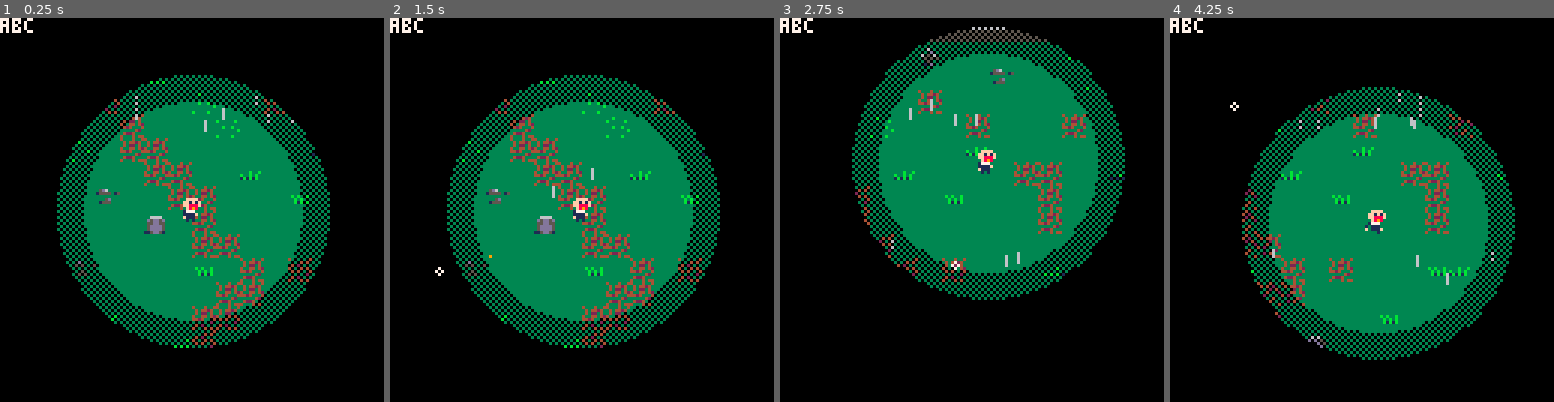
Above: before the commit, frames 1-4 (left to right).
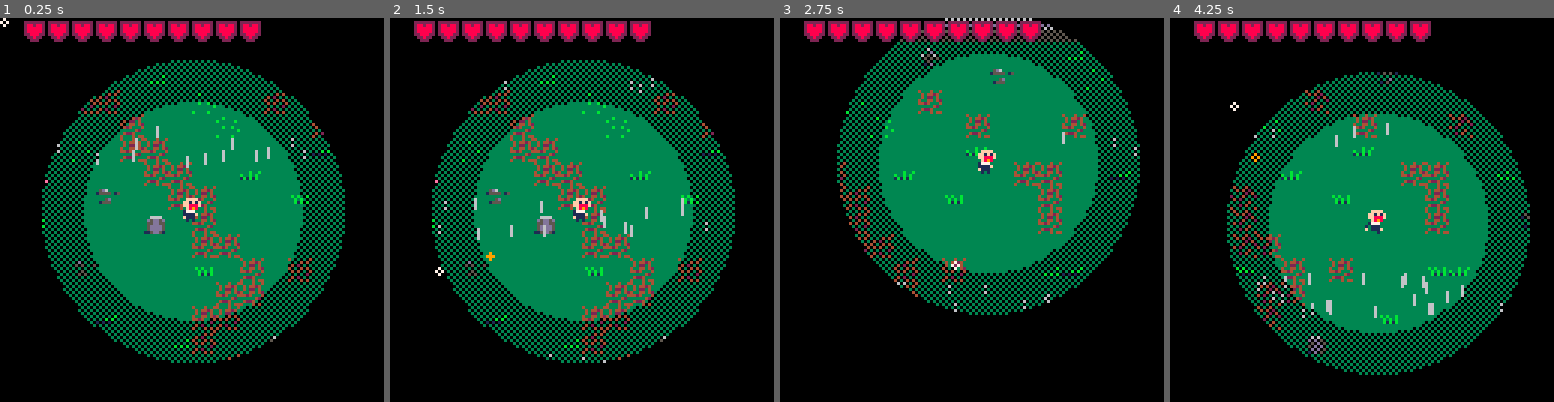
Above: after the commit, the same moments.

Repository: b4dr1ck/Pico8
Game: PICO-8 cartridge infected_pix.p8
Same seed, same stepped clock (60 frames per second), same inputs: the game is played once before the commit and once after it.
Inputs (mouse positions are in pixels of both pictures, inside the frame that each line leads up to):
- Up to frame 1 (0.25 s): no input
- Up to frame 2 (1.5 s): click (670, 121) at 0.67 s; click (436, 267) at 1.22 s
- Up to frame 3 (2.75 s): hold Right 1.6-2.1 s; click (887, 114) at 1.77 s; hold Up 2.15-2.42 s; click (952, 259) at 2.32 s; hold Right from 2.47 s (still down)
- Up to frame 4 (4.25 s): click (1404, 106) at 2.87 s; release Right at 3.03 s; hold Left 3.08-3.58 s; click (1465, 256) at 3.42 s; hold Down 3.63-3.97 s; click (1231, 102) at 3.97 s; hold Right from 4.02 s (still down)

The runs differ from the first frame. In frame 1, 7.8% of the frame differs, in the area x 0-90%, y 0-90%; in frame 2, 7.8%; in frame 3, 7.1%; in frame 4, 8.1%, in the area x 0-94%, y 0-93%.

Commit message:
EXTEND: infected_pix: Zombies, Particle und Effekte implementiert

Diff:
--- a/infected_pix.p8
+++ b/infected_pix.p8
@@ -8,20 +8,26 @@
 
 -- game loop
 function _init()
+ sfx(6)
+
  poke(0x5f2d,0x1) -- active mouse
 	poke(0x5f34,0x2) -- inverted draw operations
-
- debug="abc"
 
  mapbounds_x=128
  mapbounds_y=128
  game_timer=0
  player={
+  hp=10,
+  name="player",
+  dash=0,
+  invincible=false,
   x=60,
   y=60,
+  w=8,
+  h=8,
   img=4,
   spd=1,
-  flipx=false,
+  fliph=false,
   state="idle",
   launchspd=15,
   }
@@ -33,6 +39,10 @@
 
  projectiles={}
  rain={}
+ zombies={}
+ sprites={}
+ blood={}
+ particles={}
 
  aimline={
 	 visible=false,
@@ -42,20 +52,40 @@
   y2=0,
  }
 
+ spawntimer=300
+ spawnpoints={}
+
+ -- set spawnpoints
+ for x=1,31 do
+  for y=1,31 do
+   if fget(mget(x,y),1) do
+    add(spawnpoints,{x=x*8,y=y*8})
+   end
+  end
+ end
+
+ add(sprites,player)
 end
 
 function _update60()
+
  game_timer+=1
 
-  -- update camera
- cam_x = mid(0, player.x - 64, mapbounds_x)
- cam_y = mid(0, player.y - 64, mapbounds_y)
+ -- update camera
+ if player.invincible then
+  -- shake camera effect
+	 cam_x = mid(0, player.x - 64, mapbounds_x) + flr(rnd(5))-2
+	 cam_y = mid(0, player.y - 64, mapbounds_y) + flr(rnd(5))-2
+ else
+	 cam_x = mid(0, player.x - 64, mapbounds_x)
+	 cam_y = mid(0, player.y - 64, mapbounds_y)
+	end
 
  mousex=stat(32) + cam_x
  mousey=stat(33) + cam_y
  mouseb=stat(34)
 
- local angle = atan2(mousex-player.x,mousey-player.y)
+ local mouse_angle = atan2(mousex-player.x,mousey-player.y)
  local dx=0
  local dy=0
 
@@ -65,11 +95,47 @@
  if btn(⬆️) then dy=-1 end
  if btn(⬇️) then dy=1 end
 
+ -- enemy spawner
+ if game_timer % spawntimer == 0 and
+    #zombies <= 50
+ then
+  local imgopt={8,12}
+  local img=imgopt[ceil(rnd(#imgopt))]
+  local imgs=img
+  local imge=img+3
+  local hp=flr(rnd(6)) + 5
+  local sp=spawnpoints[ceil(rnd(#spawnpoints))]
+  local x = sp.x + 8
+  local y = sp.y + 8
+  local size = 8
+  local spdopt={0.1,0.25,0.5,0.75}
+  local spd=spdopt[ceil(rnd(#spdopt))]
+  local col= flr(rnd(16))
+
+  sfx(3)
+
+  add(zombies,
+			new_zombie(
+				img,
+				imgs,
+				imge,
+				hp,
+				x,y,
+				size,
+				spd,
+				col
+			)
+ 	)
+ 	add(sprites,zombies[#zombies])
+
+ 	spawntimer=flr(rnd(100)) + 200
+ end
+
  -- player movement
  local old_x=player.x
  player.x+=dx*player.spd
 
- if collide(x,y,2)
+ if collide(player.x,player.y,2)
  then
 		player.x = old_x
  end
@@ -77,70 +143,30 @@
  local old_y=player.y
  player.y+=dy*player.spd
 
- if collide(x,y,2)
+ if collide(player.x,player.y,2)
  then
 		player.y = old_y
  end
 
- -- create rain
- if game_timer % 10 == 0 then
- 	 for x=0,flr(rnd(16)) do
-		 	add(rain,
-		 						new_rain(
-		 						 flr(rnd(128))+cam_x,
-		 						 0-flr(rnd(12)),
-		 						 5,
-		 						 0.25
-		 						 )
-		 					)
-		 end
- end
-
- -- create projectiles
- if (mouseb == 1) then
-  player.state="shoot"
-  aimline.visible=true
-  if game_timer % player.launchspd == 0 then
-	 	add(projectiles,
-	 		new_projectile(
-	 			player.x+4,
-	 			player.y+4,
-	 			2,
-	 			angle,
-	 			9)
-	 		)
-	 		sfx(0)
-	 	end
-	else
-  aimline.visible=false
- end
-
- -- update projectiles
- for p in all(projectiles) do
-  p.x += cos(p.ang) * p.spd
-  p.y += sin(p.ang) * p.spd
-
-  if p.x > 128 + mapbounds_x or
-     p.x < 0 or
-     p.y > 128 + mapbounds_y or
-     p.y < 0
-  then
-   del(projectiles,p)
-  end
- end
-
- -- update rain
- for r in all(rain) do
-  r.y+=r.spd
+ -- player gets hit by zombie
+ for z in all(zombies) do
+  if aabb(player,z,0) then
+   if not player.invincible then
+   	player.hp -= 1
+   	sfx(2)
+				add(blood,create_blood(player.x,player.y))
+   end
+			player.invincible=true
+  end
  end
 
  -- aim line (gun)
 	aimline.x1=player.x+4
 	aimline.y1=player.y+4
-	aimline.x2= player.x+4+cos(angle)*6
-	aimline.y2= player.y+4+sin(angle)*6
-
- -- animations
+	aimline.x2= player.x+4+cos(mouse_angle)*6
+	aimline.y2= player.y+4+sin(mouse_angle)*6
+
+ -- player animations
  if dx != 0 or dy != 0 then
   player.state="walk"
  else
@@ -152,9 +178,9 @@
  end
 
  if dx < 0 then
-		player.flipx=true
+		player.fliph=true
 	elseif dx > 0 then
-		player.flipx=false
+		player.fliph=false
  end
 
  player.img = animate(
@@ -165,12 +191,155 @@
  														state_frames[player.state][3],
  														false)
 
+
+ -- enemies
+ for z in all(zombies) do
+  if z.hp <= 0 then
+   sfx(6)
+  	particles = blood_explosion(z.x+4,z.y+4)
+   del(zombies,z)
+   del(sprites,z)
+  end
+
+  -- movement
+  z.old_x = z.x
+  z.old_y = z.y
+
+  z.ang = atan2(player.x-z.x,player.y-z.y)
+
+  -- collision with player or obstacle
+  z.x += cos(z.ang) * z.spd
+	 if aabb(z,player,2) or
+	    collide(z.x,z.y,2)
+	 then
+			z.x = z.old_x
+	 end
+
+	 z.y += sin(z.ang) * z.spd
+	 if aabb(z,player,2) or
+	    collide(z.x,z.y,2)
+	 then
+			z.y = z.old_y
+	 end
+
+		-- if enemy collides another enemy
+		for z2 in all(zombies) do
+			if aabb(z,z2,2) and
+				  z2 != z
+		 then
+				z.x = z.old_x
+				z.y = z.old_y
+			end
+		end
+
+	 -- animations
+  if (player.x-z.x < 0) then
+   z.fliph=true
+  else
+   z.fliph=false
+  end
+
+  z.img = animate(
+ 														game_timer,
+ 														z.img,
+ 														z.img_start,
+ 														z.img_end,
+ 														20,
+ 														false)
+ end
+
+ -- create rain
+ if game_timer % 10 == 0 then
+   local amount=flr(rnd(32))
+
+ 	 for x=0,amount do
+		 	add(rain,
+		 						new_rain(
+		 						 flr(rnd(128))+cam_x,
+		 						 flr(rnd(12)),
+		 						 5
+		 						 )
+		 					)
+		 end
+ end
+
+ -- create projectiles
+ if (mouseb == 1) then
+  player.state="shoot"
+  aimline.visible=true
+
+  if game_timer % player.launchspd == 0 then
+	 	add(projectiles,
+	 		new_projectile(
+	 			player.x+4,
+	 			player.y+4,
+	 			2,
+	 			mouse_angle,
+	 			9)
+	 		)
+	 		sfx(0)
+	 	end
+	else
+  aimline.visible=false
+ end
+
+ -- update rain
+ for r in all(rain) do
+  r.y+=r.spd
+  if leave_area(r.x,r.y,mapbounds_x,mapbounds_y)
+  then
+   del(rain,r)
+  end
+ end
+
+ -- update projectiles
+ for p in all(projectiles) do
+  p.x += cos(p.ang) * p.spd
+  p.y += sin(p.ang) * p.spd
+
+  if leave_area(p.x,p.y,mapbounds_x,mapbounds_y)
+  then
+   del(projectiles,p)
+  end
+
+  -- projectile hits zombie
+  for z in all(zombies) do
+	  if aabb(p,z,0) then
+
+	  	z.state = "hit"
+	  	z.hp -= 1
+
+	  	sfx(1)
+
+	  	del(projectiles,p)
+
+	  	particles = blood_explosion(z.x+4,z.y+4)
+
+    for b=0,3 do
+		  	add(blood,create_blood(z.x,z.y))
+		  end
+	  end
+  end
+ end
+
+ -- update particles
+ for p in all(particles) do
+  p.yspd += min(3,p.grav)
+  p.x += p.xspd
+  p.y += p.yspd
+
+		if leave_area(p.x,p.y,mapbounds_x,mapbounds_y)  then
+			del(particles,p)
+		end
+ end
+
  -- reset game-timer
  if game_timer > 1000 then
   game_timer=0
  end
-
-end
+end
+
+
 
 function _draw()
  cls(1)
@@ -181,19 +350,71 @@
  -- map
  map(0,0)
 
- -- player
- spr(player.img,player.x,player.y,1,1,player.flipx)
+ -- blood
+ for b in all(blood) do
+  circfill(b.x,b.y,b.r,8)
+  b.ttl-=1
+  if b.ttl <= 0 then
+  	del(blood,b)
+  end
+ end
+
+ -- sprites
+ isorty(sprites)
+ for s in all(sprites) do
+
+  -- handle zombies
+  if s.name == "zombie" then
+	  pal(7,s.col)
+
+	  -- set color to red if hit
+	  if s.state == "hit" then
+	   for c=1,16 do
+		  	pal(c,7)
+	  	end
+	  end
+
+	  -- reset zombie state
+		 if game_timer % 15 == 0 then
+		  s.state = "walk"
+		 end
+	 end
+
+	 if s.name == "player" then
+	  if s.invincible then
+	   for c=1,16 do
+		  	pal(c,7)
+	  	end
+
+	  	if game_timer % 60 == 0 then
+	  		s.invincible = false
+	  	end
+	  end
+	 end
+
+	 -- render sprite
+ 	spr(s.img,s.x,s.y,1,1,s.fliph)
+ 	pal()
+ end
+
+ -- particles
+ for p in all(particles) do
+  circfill(p.x,p.y,p.size,8)
+ end
 
  -- weapon
  if aimline.visible then
+  if player.invincible then
+   pal(1,7)
+  end
 	 line(aimline.x1,aimline.y1,aimline.x2,aimline.y2,1)
+	 pal()
 	end
 
  -- projectiles
  for p in all(projectiles) do
- 	circfill(p.x,p.y,0,p.col)
- end
-
+ 	circfill(p.x,p.y,1,p.col)
+ end
 
  -- rain
  for r in all(rain) do
@@ -204,16 +425,21 @@
 	fillp(0b0101101001011010.1)
 	circfill(player.x+4,player.y+4,36,0x1800)
 	fillp()
-	circfill(player.x+4,player.y+4,45,0x1800)
-
+	circfill(player.x+4,player.y+4,50,0x1800)
 
  -- mouse cursor
  spr(7,mousex,mousey)
 
   -- reset camera
  camera()
+
  --hud
- print(debug,0,0,7)
+ for l=1,player.hp do
+  print("\^o2ff\8♥",l*8 + 4,2,8)
+ end
+
+ --print(#spawnpoints,0,0,7)
+ --print("\^o7ff\f1outline",2,2)
 end
 
 -->8
@@ -239,26 +465,97 @@
 -- create new projectiles
 function new_projectile(x,y,spd,ang,col)
  return {
+  name="projectile",
   x=x,
   y=y,
+  w=2,
+  h=2,
   spd=spd,
   ang=ang,
   col=col
  }
 end
 
--- create rain drop
-function new_rain(x,y,spd,ang)
+-- create rain particles
+function new_rain(x,y,spd)
  return {
   x=x,
   y=y,
+  spd=spd
+  }
+end
+
+-- create blood explosion effect
+function blood_explosion(x,y)
+  local particles={}
+  for p=0,20  do
+	  local xspd=flr(rnd(4)) - 2
+	  local yspd=flr(rnd(5)) -10
+	  local size=flr(rnd(2))
+	  local yoffset=flr(rnd(4)) - 2
+	  local xoffset=flr(rnd(4)) - 2
+
+		 add(particles,
+		  new_particle(x+xoffset,y+yoffset,xspd,yspd,size,8)
+		 )
+ 	end
+ 	return particles
+end
+
+-- create a single particle with gravity
+function new_particle(x,y,xspd,yspd,size,col)
+ return {
+ 	x=x,
+ 	y=y,
+ 	yspd=yspd,
+ 	xspd=xspd,
+ 	grav=1,
+ 	size=size,
+ 	col=cole
+ }
+end
+
+-- create blood
+function create_blood(x,y)
+ local xoffset = flr(rnd(6))-3
+ local yoffset = flr(rnd(6))-3
+ local radius = flr(rnd(3))
+ return {
+	 ttl=1000,
+  x=x+xoffset+4,
+  y=y+yoffset+4,
+  r=radius
+ }
+end
+
+-- create zombie
+function new_zombie(img,img_start,img_end,hp,x,y,size,spd,col)
+
+ return {
+  hp=hp,
+  name="zombie",
+  state="walk",
+  dmgtint=0,
+  img=img,
+  img_start=img_start,
+  img_end=img_end,
+  frames,
+  old_x=x,
+  old_y=y,
+  x=x,
+  y=y,
+  w=size,
+  h=size,
   spd=spd,
-  ang=ang
-  }
+  ang=0,
+  col=col,
+  fliph=false
+ }
 end
 
 -- aabb collision
 function aabb(obj1,obj2,offset)
+
  return(
   obj1.x + offset < obj2.x + obj2.w - offset and
   obj1.x + obj1.w - offset > obj2.x + offset and
@@ -278,24 +575,48 @@
 
 -- collision using is_solid (fget)
 function collide(x,y,offset)
- if is_solid(player.x+offset,player.y+offset) or
-    is_solid(player.x+7-offset,player.y+offset) or
-    is_solid(player.x+offset,player.y+7-offset) or
-    is_solid(player.x+7-offset,player.y+7-offset)
+ if is_solid(x+offset,y+offset) or
+    is_solid(x+7-offset,y+offset) or
+    is_solid(x+offset,y+7-offset) or
+    is_solid(x+7-offset,y+7-offset)
  then
   return true
  end
  return false
 end
+
+-- check if object exit the game-map
+function leave_area(x,y,mapx,mapy)
+  if x > 128 + mapx or
+     x < 0 or
+     y > 128 + mapy or
+     y < 0
+  then
+  	return true
+  end
+  return false
+end
+
+--insertion sort, ascending y
+function isorty(t)
+	for n=2,#t do
+		local i=n
+		while i>1 and t[i].y<t[i-1].y do
+			t[i],t[i-1]=t[i-1],t[i]
+			i-=1
+		end
+	end
+end
+
 __gfx__
-0000000000ffff0000ffff0000ffff0000ffff0000ffff0000ffff00070000000000000000000000000000000000000000000000000000000000000000000000
-000000000ff1f1f00ff1f1f00ff1f1f00ff1f1f00ff1f1f00ff1f1f0707000000000000000000000000000000000000000000000000000000000000000000000
-007007000ff888f00ff888f00ff888f00ff888f00ff888f00ff888f0070000000000000000000000000000000000000000000000000000000000000000000000
-0007700000f8980000f8980000f8980000f8980001f8980000f89800000000000000000000000000000000000000000000000000000000000000000000000000
-0007700001777f0001777000017770000177700001777f0001777000000000000000000000000000000000000000000000000000000000000000000000000000
-007007000111100001111f001011100001111f000f111000f0111000000000000000000000000000000000000000000000000000000000000000000000000000
-0000000000f110000f111000f0111f000f1110000011100000111000000000000000000000000000000000000000000000000000000000000000000000000000
-00000000001000000010100000001000001010000010100001001000000000000000000000000000000000000000000000000000000000000000000000000000
+0000000000ffff0000ffff0000ffff0000ffff0000ffff0000ffff00070000000066660000666600006666000066660000000000000000000000000000000000
+000000000ff1f1f00ff1f1f00ff1f1f00ff1f1f00ff1f1f00ff1f1f0707000000668686006686860066868600668686000066660000666600006666000066660
+007007000ff888f00ff888f00ff888f00ff888f00ff888f00ff888f0070000000666666006666660066666600666666000666666006666660066666600666666
+0007700000f8980000f8980000f8980000f8980001f8980000f89800000000000766660007666600076666000766660000668686006686860066868600668686
+0007700001777f0001777000017770000177700001777f0001777000000000000777700007777000077776000777700067766667067666676776666706766667
+007007000111100001111f001011100001111f000f111000f0111000000000000766700007677600076670000767760066777776066777766677777606677776
+0000000000f110000f111000f0111f000f1110000011100000111000000000000116160001611000011610000161100066111110066111166611111006611116
+00000000001000000010100000001000001010000010100001001000000000000101000001001000001010000100100001100100011000100011001001100010
 00000000000000000000000000000000000000000000000000000000000000000000000000000000000000000000000000000000000000000000000000000000
 00000000000000000000000000000000000000000000000000000000000000000000000000000000000000000000000000000000000000000000000000000000
 00000000000000000000000000000000000000000000000000000000000000000000000000000000000000000000000000000000000000000000000000000000
@@ -328,14 +649,14 @@
 3333333335dddd533555555333b1b1b31b1b1b33315553333333342337b733e36dd6555555556dd6555555556dd633336dddddddddddddddddddddd633336dd6
 3333333335dddd533335d3333333333333333333333333333422433331b33eae6dd6555555556dd6555555556dd633336dddddddddddddddddddddd633336dd6
 33333333115dd5133115d13333333333333333333333333343334344333331e36dd6555555556dd6555555556dd6333366666666666666666666666633336dd6
-33333333333333333333436700000000000000000000000000000000000000000000000000000000000000000000000000000000000000000000000000000000
-33b33333399999933443436700000000000000000000000000000000000000000000000000000000000000000000000000000000000000000000000000000000
-b33333b3344444433334236700000000000000000000000000000000000000000000000000000000000000000000000000000000000000000000000000000000
-33333333342422434233346700000000000000000000000000000000000000000000000000000000000000000000000000000000000000000000000000000000
-33b33b33344444433343436700000000000000000000000000000000000000000000000000000000000000000000000000000000000000000000000000000000
-3333333b333223333434336700000000000000000000000000000000000000000000000000000000000000000000000000000000000000000000000000000000
-33333333333443333342246700000000000000000000000000000000000000000000000000000000000000000000000000000000000000000000000000000000
-b3333b33111443334333446700000000000000000000000000000000000000000000000000000000000000000000000000000000000000000000000000000000
+33333333333333333333436733333333000000000000000000000000000000000000000000000000000000000000000000000000000000000000000000000000
+33b333333999999334434367fff33333000000000000000000000000000000000000000000000000000000000000000000000000000000000000000000000000
+b33333b33444444333342367fff21f83000000000000000000000000000000000000000000000000000000000000000000000000000000000000000000000000
+3333333334242243423334673f288183000000000000000000000000000000000000000000000000000000000000000000000000000000000000000000000000
+33b33b33344444433343436788112cc8000000000000000000000000000000000000000000000000000000000000000000000000000000000000000000000000
+3333333b3332233334343367818c48c8000000000000000000000000000000000000000000000000000000000000000000000000000000000000000000000000
+3333333333344333334224673f884844000000000000000000000000000000000000000000000000000000000000000000000000000000000000000000000000
+b3333b33111443334333446733388833000000000000000000000000000000000000000000000000000000000000000000000000000000000000000000000000
 
 
 
@@ -467,7 +788,7 @@
 
 
 __gff__
-0000000000000000000000000000000000000000000000000000000000000000000000000000000000000000000000000000000000000000000000000000000000010100000000000101010101010101000101000000000000000000000000000000000000000000000000000000000000000000000000000000000000000000
+0000000000000000000000000000000000000000000000000000000000000000000000000000000000000000000000000000000000000000000000000000000000030300000000000101010101010101000101000000000000000000000000000000000000000000000000000000000000000000000000000000000000000000
 0000000000000000000000000000000000000000000000000000000000000000000000000000000000000000000000000000000000000000000000000000000000000000000000000000000000000000000000000000000000000000000000000000000000000000000000000000000000000000000000000000000000000000
 __map__
 484a4a4a4a4a4a4a4a4a4a4a4a4a4a4a4a4a4a4a4a4a4a4a4a4a4a4a4a4a4a49000000000000000000000000000000000000000000000000000000000000000000000000000000000000000000000000000000000000000000000000000000000000000000000000000000000000000000000000000000000000000000000000
@@ -484,7 +805,7 @@
 4b4040404040404040464640404040404040404040434040504040404040404f000000000000000000000000000000000000000000000000000000000000000000000000000000000000000000000000000000000000000000000000000000000000000000000000000000000000000000000000000000000000000000000000
 4b4040404440404046464040404043404040404040404040404040424040404f000000000000000000000000000000000000000000000000000000000000000000000000000000000000000000000000000000000000000000000000000000000000000000000000000000000000000000000000000000000000000000000000
 4b4042404040404346404041404040404040404740404240404540404040404f000000000000000000000000000000000000000000000000000000000000000000000000000000000000000000000000000000000000000000000000000000000000000000000000000000000000000000000000000000000000000000000000
-4b4040404040404040464040404040404040404040404040404040404040404f000000000000000000000000000000000000000000000000000000000000000000000000000000000000000000000000000000000000000000000000000000000000000000000000000000000000000000000000000000000000000000000000
+4b4040404040404040464040404040404040404040404040404040534040404f000000000000000000000000000000000000000000000000000000000000000000000000000000000000000000000000000000000000000000000000000000000000000000000000000000000000000000000000000000000000000000000000
 4b4045504050404040464646464040404044404040404040404040404040404f000000000000000000000000000000000000000000000000000000000000000000000000000000000000000000000000000000000000000000000000000000000000000000000000000000000000000000000000000000000000000000000000
 4b4040404040404040404040464646404040404040404040454040404040404f000000000000000000000000000000000000000000000000000000000000000000000000000000000000000000000000000000000000000000000000000000000000000000000000000000000000000000000000000000000000000000000000
 4b4040404040464040404044404046464040404040404040405040504040404f000000000000000000000000000000000000000000000000000000000000000000000000000000000000000000000000000000000000000000000000000000000000000000000000000000000000000000000000000000000000000000000000
Not shown, changed: the music (__music__) section of infected_pix.p8
Not shown, changed: the sound effects (__sfx__) section of infected_pix.p8
